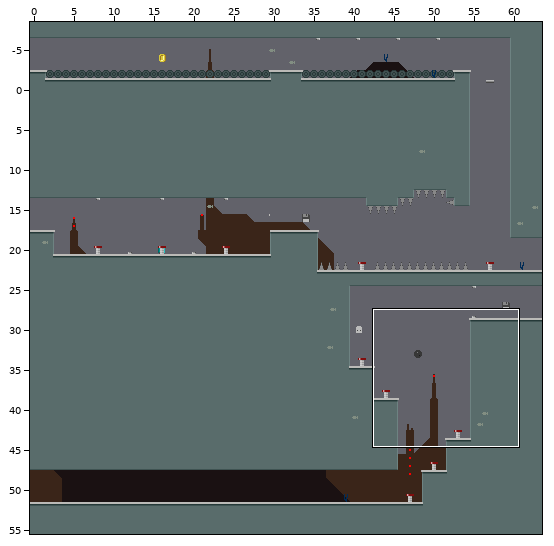
Two versions of a level (Tiled map (JSON), tiled/maps/6-8.json). Above, an overview of the earlier version with the close-up marked.
Close-up. First the earlier version:
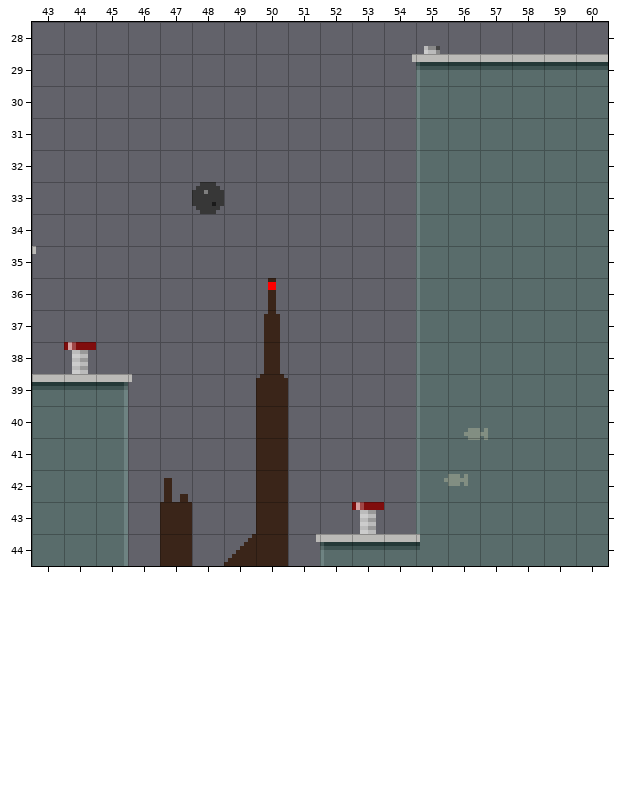
Cells are 8x8 px. Shown: x 43..60, y 28..44. The commit also changed other parts of the map, which this record leaves out. The old version is drawn lined up with the new one.
Once edited:
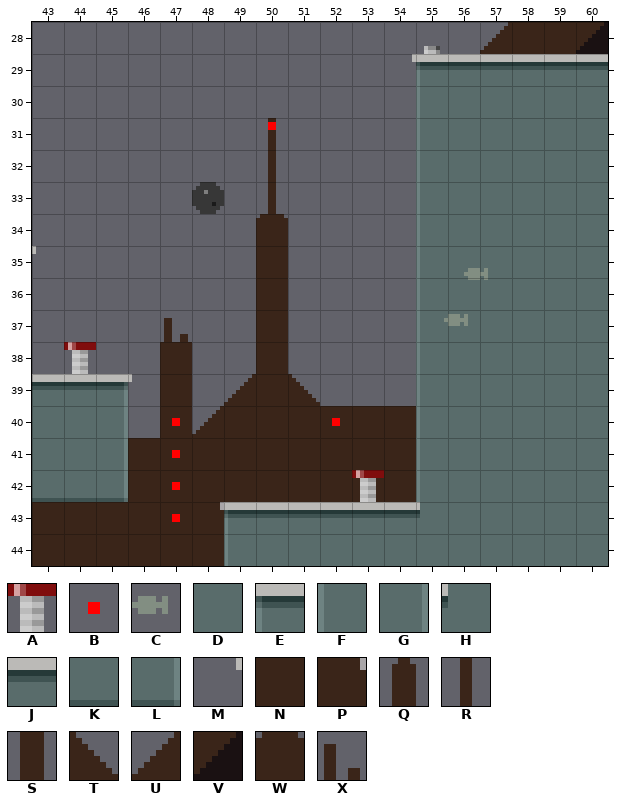
Key: from "objects": A 3, B 7, C 15; from "tileset": D 136, E 137, F 140, G 141, H 143, J 144, K 146, L 149, M 158, N 161, P 164, Q 167, R 174, S 175, T 178, U 179, V 181, W 182, X 183.
_ is an empty cell.
Objects are placed by their top-left corner, in cells (3,4 is the top-left corner of cell 3,4); size is 1x1 cell unless given.
Tiles replaced or removed in this view: D, E, F, G, H, J, M, N, Q, R, S, U, W, X.
Difference:
Changed rows in their new state; . is an unchanged cell.
map size 64x64 -> 64x48 cells (old content now starts at 0,-8; both pictures use the new coordinates)
Layer "main":
first column x 43:
28 ..............UNNV
31 .......R..........
32 .......R..........
33 .......R..........
34 .......W..........
35 .......N..........
36 .......N..........
37 ....X..N..........
38 ....N..N..........
39 ....N.UNT.........
40 ....NUN.NNNN......
41 ...NNNN.NNNN......
42 KKLNNNN.NNNN......
43 NNNN.PEJJJJJH.....
44 NNNN.NFDDDDDD.....
Layer "objects":
changed: B at 50,35.8 -> B at 50,30.8
changed: C at 56.5,40.4 -> C at 56.5,35.4
changed: C at 55.9,41.9 -> C at 55.9,36.9
changed: outside this view -> B at 47,40
changed: outside this view -> B at 47,41
changed: A at 53,43 -> A at 53,42
changed: outside this view -> B at 47,42
changed: outside this view -> B at 47,43
added: B at 52,40
